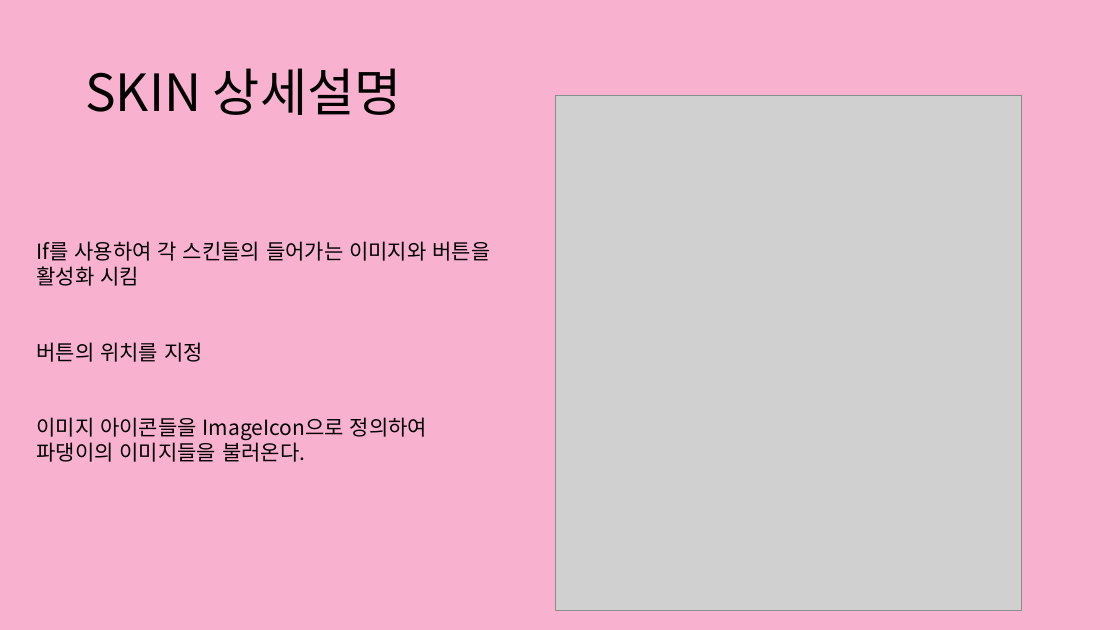
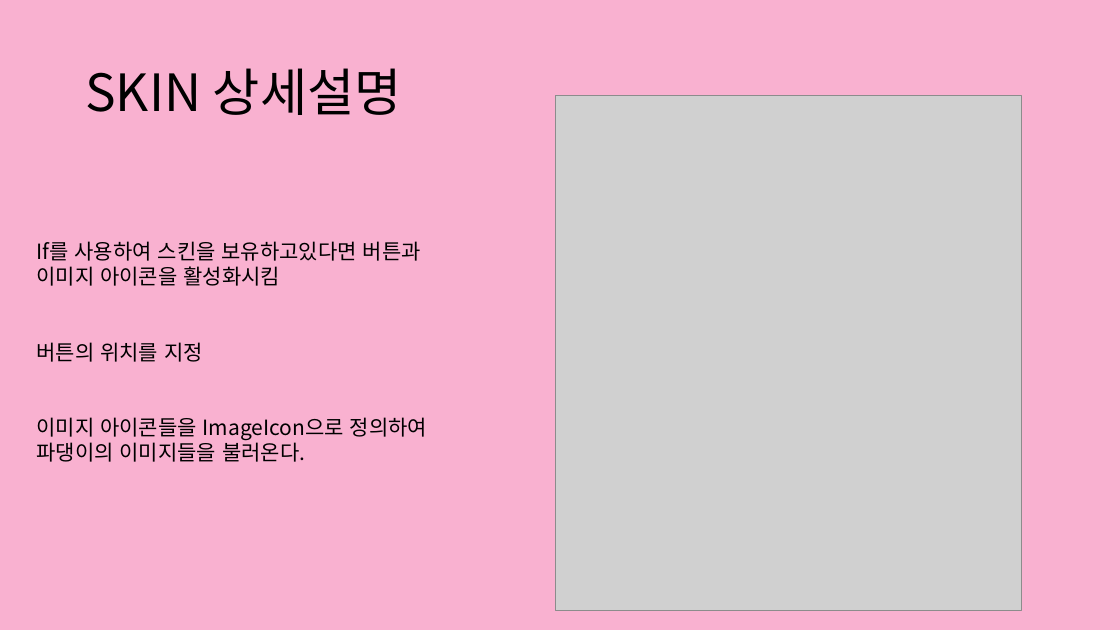
Before and after one commit to yongbin0228/TeamProject, a slide deck: slide 30 of 파댕이 키우기.pptx. Drawn at 1120x630 pixels with LibreOffice and Linux fonts; fonts in the diff are those of the drawing; grey boxes stand for pictures. Boxes give left, top, right and bottom in pixels: in the first picture for what was removed or moved away, otherwise in the second. Text is boxed around its words. In the diff, an @@ line names an element or a change of style, - is before the commit and + after.

```diff
--- a/파댕이 키우기.pptx
+++ b/파댕이 키우기.pptx
@@ text at [36, 241, 421, 286]: text changed @@
-If를 사용하여 각 스킨들의 들어가는 이미지와 버튼을 활성화 시킴
+If를 사용하여 스킨을 보유하고있다면 버튼과
+이미지 아이콘을 활성화시킴
```
Also in this commit, not shown: 13 other slides changed.
